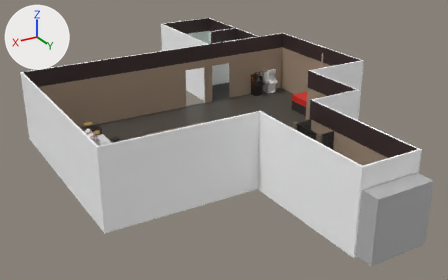
One commit to the FBX model models/arcade/wmp/arcade.fbx: the scene before it, then after it.
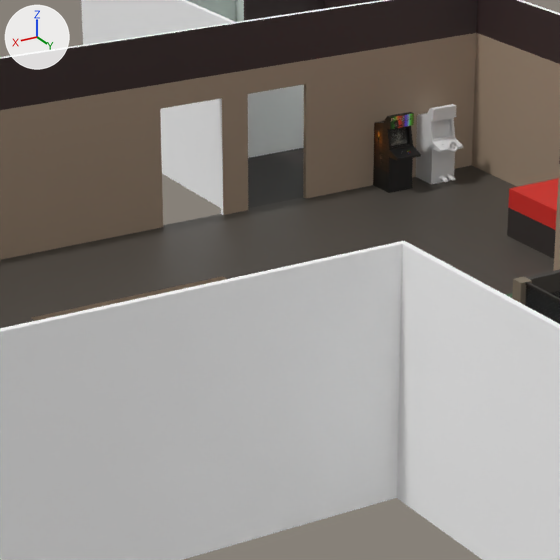
Each version appears first whole from a 50 mm lens placed at (0.1861, 0.2071, 0.1429), pointed at (0.0202, -0.0694, 0.0046), and next in a close-up on the part from 30% to 69% of the width and 13% to 74% of the height. Arrows for +X, +Y and +Z are at upper left; the lights stay in place. Where no turn or scale is listed for an object, it has been applied to the vertices.

The scene before the commit, as lines of its bpy script (objects in view):
```python
me_obarcadeprince = bpy.data.meshes.new('ObArcadePrince')
me_obarcadeprince.from_pydata(...)  # 126 vertices, 113 faces; spans x -0.003..0.003, y -0.001..0.008, z 0.0..0.0167
me_obarcadeprince.materials.append(mat_maarcade__arcade_prince)  # picture img_arcade_prince_tga
me_obpoledance = bpy.data.meshes.new('ObPoledance')
me_obpoledance.from_pydata(...)  # 28 vertices, 18 faces; spans x -0.01..0.01, y -0.01..0.02, z 0.0..0.04
me_obpoledance.materials.append(mat_mawalls__colorlibrary_tga)  # picture img_colorlibrary_tga
me_obwaende = bpy.data.meshes.new('ObWaende')
me_obwaende.from_pydata(...)  # 390 vertices, 419 faces; spans x -0.071..0.111, y -0.211..0.051, z -0.006..0.04
# faces by material slot: [173, 246]
me_obwaende.materials.append(mat_mawalls)  # picture img_colorlibrary_tga
me_obwaende.materials.append(mat_mawalls__colorlibrary_tga)  # picture img_colorlibrary_tga
ob_obarcadeprince = bpy.data.objects.new('ObArcadePrince', me_obarcadeprince)
ob_obarcadeprince.location = (-0.047, -0.139, 0.0)
ob_obpoledance = bpy.data.objects.new('ObPoledance', me_obpoledance)
ob_obpoledance.location = (-0.06, -0.09, 0.0)
ob_obwaende = bpy.data.objects.new('ObWaende', me_obwaende)
ob_obwaende.location = (0.0, 0.0, 0.0)
# also in view: 'ObArcadeAckmania' at (-0.058, -0.1351, 0.0083); 'ObKasse' at (0.005, -0.01, 0.015)
```
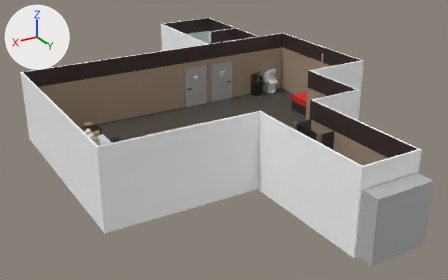
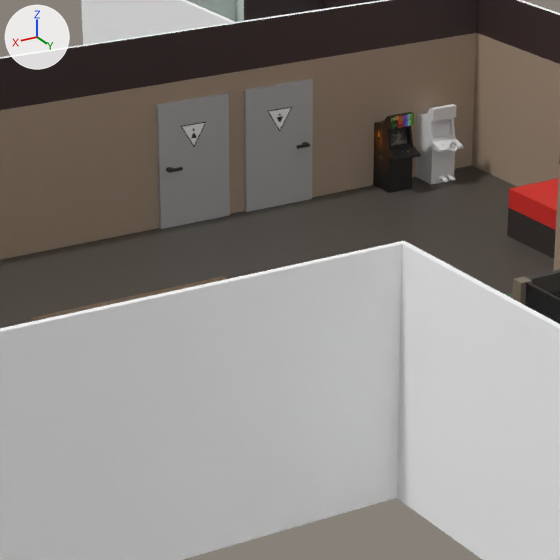
Pixel boxes [x1, y1, x2, y2] of what changed, in the close-ups (560 x 560 px):
'ObWCDamen', added
    after: [156, 93, 230, 229]
'ObWCHerren', added
    after: [244, 79, 313, 212]

The change, as a list of edits to the scene's bpy script:
```text
Add me_obwcherren:
    me_obwcherren.from_pydata(...)  # 37 vertices, 37 faces; spans x -0.015..0.001, y 0.006..0.0084, z 0.0..0.026
    me_obwcherren.materials.append(mat_mawalls__colorlibrary_tga)  # picture img_colorlibrary_tga
Add me_obwcdamen:
    me_obwcdamen.from_pydata(...)  # 37 vertices, 40 faces; spans x -0.015..0.001, y 0.006..0.0084, z 0.0..0.026
    me_obwcdamen.materials.append(mat_mawalls__colorlibrary_tga)  # picture img_colorlibrary_tga
Add ob_obwcherren:
    ob_obwcherren = bpy.data.objects.new('ObWCHerren', me_obwcherren)
    ob_obwcherren.location = (-0.0131, -0.1462, 0.0)
Add ob_obwcdamen:
    ob_obwcdamen = bpy.data.objects.new('ObWCDamen', me_obwcdamen)
    ob_obwcdamen.location = (0.0069, -0.1462, 0.0)
```
